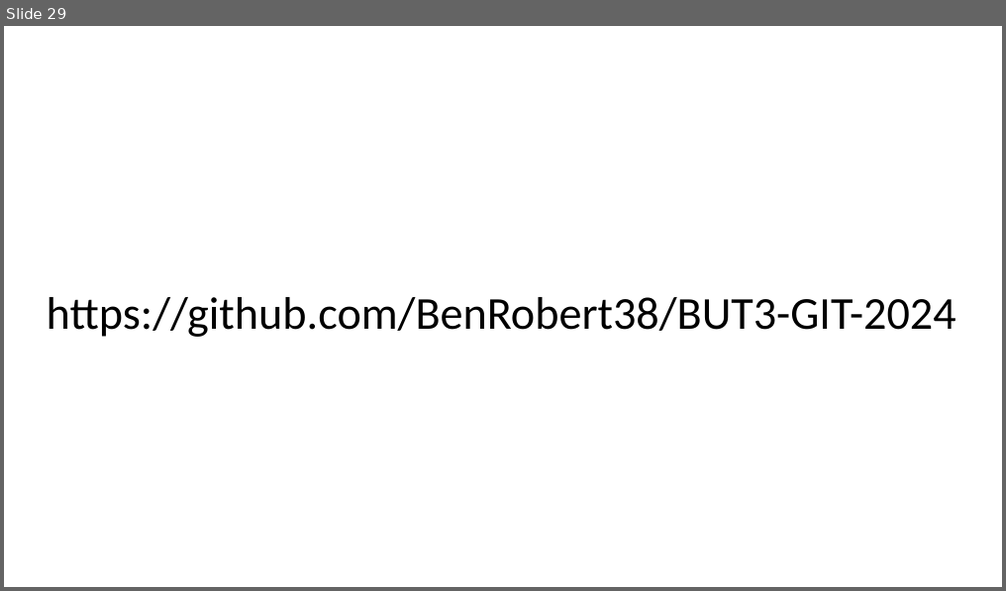
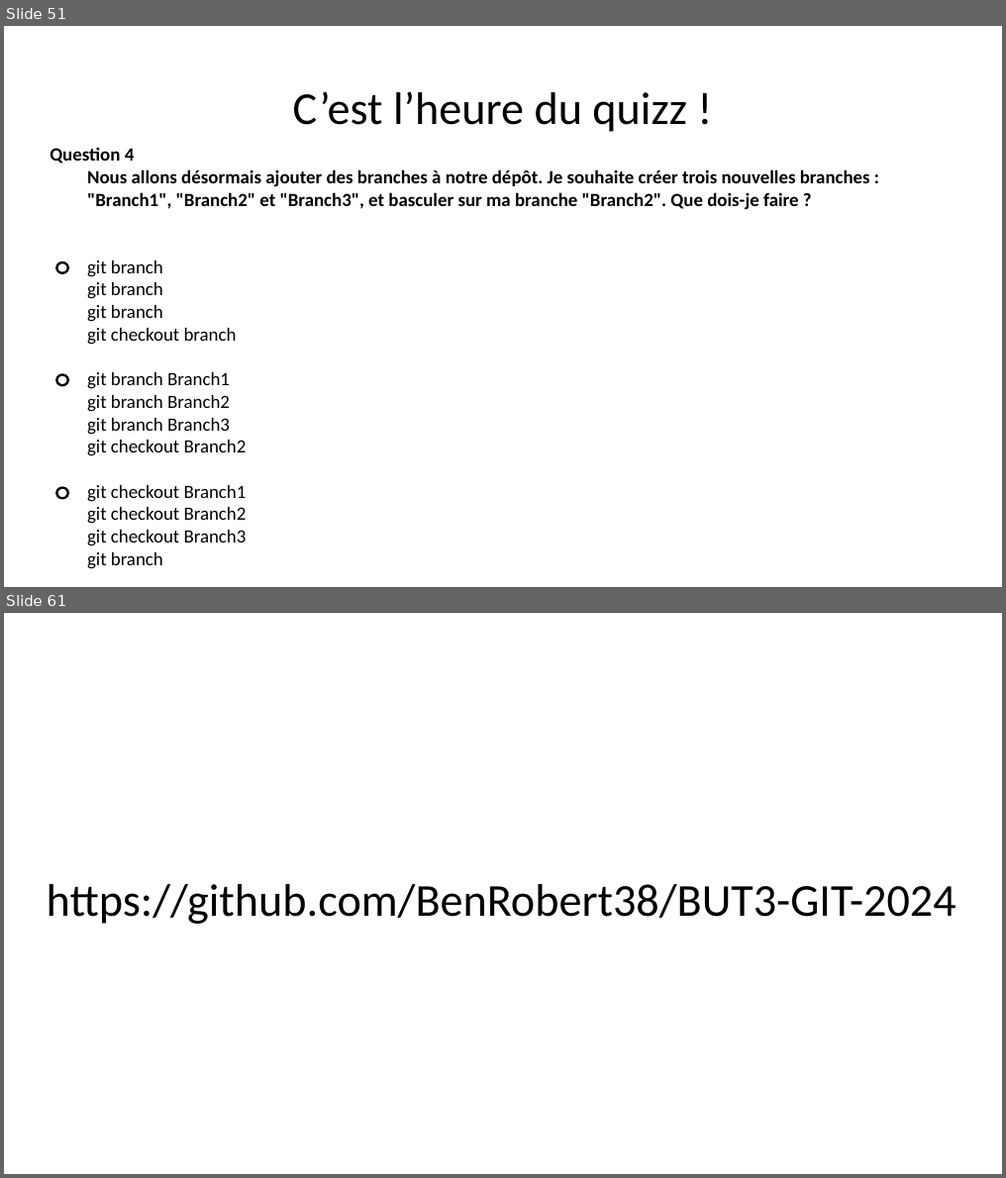
Before and after one commit to BenRobert38/BUT3-GIT-2024, a slide deck: Cours/BUT3-Cours2.pptx. Shown one above the other, each under a label of ours: slide 29 before the commit, slides 51 and 61 after it; the slides between them are not shown. The pictures are 1006x591 and 1006x1178 pixels, drawn with LibreOffice and Linux fonts; fonts in the diff are those of the drawing. Boxes give left, top, right and bottom in pixels: in the first picture for what was removed or moved away, otherwise in the second. Text is boxed around its words. In the diff, an @@ line names an element or a change of style, - is before the commit and + after.

Commit message:
Ajout des qui recap dans ppt

```diff
--- a/Cours/BUT3-Cours2.pptx
+++ b/Cours/BUT3-Cours2.pptx
@@ slide 51 added at bbox=[4, 26, 1002, 587], background #FFFFFF @@
@@ title added at bbox=[293, 91, 687, 132], 44 pt, text #000000 @@
+C’est l’heure du quizz !
@@ text added at bbox=[50, 147, 870, 570], 18 pt, text #000000, bold @@
+Question 4
+  Nous allons désormais ajouter des branches à notre dépôt. Je souhaite créer trois nouvelles branches : "Branch1", "Branch2" et "Branch3", et basculer sur ma branche "Branch2". Que dois-je faire ?
+  git branch
+  git branch
+  git branch
+  git checkout branch
+  git branch Branch1
+  git branch Branch2
+  git branch Branch3
+  git checkout Branch2
+  git checkout Branch1
+  git checkout Branch2
+  git checkout Branch3
+  git branch
@@ ellipse added at bbox=[56, 263, 67, 274], outline #000000 2.25 pt @@
@@ ellipse added at bbox=[56, 374, 67, 385], outline #000000 2.25 pt @@
@@ ellipse added at bbox=[56, 488, 67, 498], outline #000000 2.25 pt @@
@@ what was slide 29 is now slide 61 @@
```
Also in this commit, not shown: 1 slide changed, 31 other slides added.
